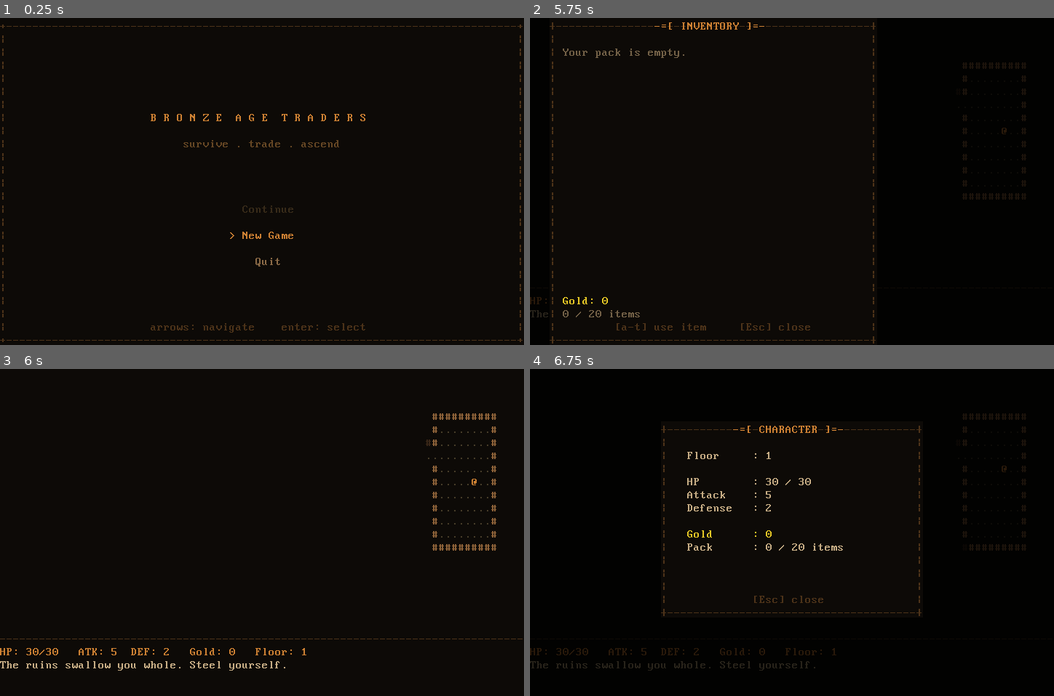
Above: before the commit, frames 1-4 (two rows, left to right).
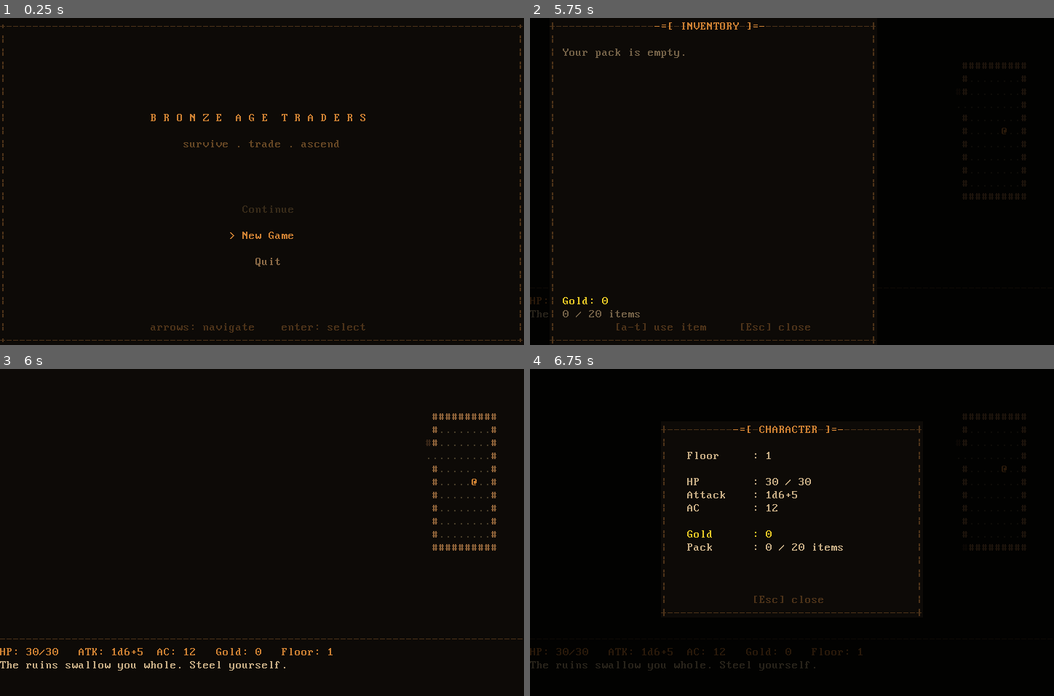
Above: after the commit, the same moments.

Repository: kpweaver/bronze-age-traders
Game: Godot game, scene res://ui/main_menu.tscn
Same seed, same stepped clock (60 frames per second), same inputs: the game is played once before the commit and once after it.
Inputs:
- Up to frame 1 (0.25 s): no input
- Up to frame 2 (5.75 s): tap Enter at 0.5, 2, 3.5, 3.6 s; hold Right 0.53-1.28 s; tap I at 0.6 s; tap Space at 0.77, 1.25, 1.52, 2.75, 3.02, 3.77, 4.25, 4.52 s; hold Down 1.28-2.03 s; tap C at 1.35 s; hold Right 2.03-2.78 s; tap R at 2.1 s; hold Up 2.78-3.53 s; tap G at 2.85 s; hold Left 3.53-5.03 s; tap Keypad Enter at 4.35 s; hold Down from 5.03 s (still down); tap T at 5.1 s
- Up to frame 3 (6 s): release Down at 5.78 s; hold Right from 5.78 s (still down); tap I at 5.85 s
- Up to frame 4 (6.75 s): tap Space at 6.02 s; release Right at 6.53 s; hold Up from 6.53 s (still down); tap C at 6.6 s

Frames 1-2 are identical in both runs. In frame 3, 0.3% of the frame differs, in the area x 21-64%, y 85-88%; in frame 4, 0.4%, in the area x 21-64%, y 37-88%.

Commit message:
D&D-style dice combat: d20 to-hit, 1d6+power damage
- Roll 1d20 vs target AC (10 + defense) to determine hit
- On hit: deal 1d6 + power damage
- Combat log shows roll details: [d20: 14 vs AC 12, 1d6+5]
- Actor gets computed ac property (10 + defense)
- Status bar and character sheet now display AC and attack as "1d6+N"

Co-Authored-By: Claude Sonnet 4.6 <noreply@anthropic.com>

Diff:
--- a/scripts/ascii_map.gd
+++ b/scripts/ascii_map.gd
@@ -406,8 +406,8 @@
 
 	var hp_frac: float = float(_player.hp) / float(_player.max_hp)
 	var hp_color       := C_STATUS.lerp(Color(0.8, 0.15, 0.05), 1.0 - hp_frac)
-	var status := "HP: %d/%d   ATK: %d  DEF: %d   Gold: %d   Floor: %d" % [
-		_player.hp, _player.max_hp, _player.power, _player.defense,
+	var status := "HP: %d/%d   ATK: 1d6+%d  AC: %d   Gold: %d   Floor: %d" % [
+		_player.hp, _player.max_hp, _player.power, _player.ac,
 		_player.gold, _floor
 	]
 	_puts(0, STATUS_ROW, status, hp_color)
@@ -523,8 +523,8 @@
 	_stat_line(BOX_X + 4, r, "Floor",   str(_floor));              r += 1
 	r += 1
 	_stat_line(BOX_X + 4, r, "HP",      "%d / %d" % [_player.hp, _player.max_hp]); r += 1
-	_stat_line(BOX_X + 4, r, "Attack",  str(_player.power));       r += 1
-	_stat_line(BOX_X + 4, r, "Defense", str(_player.defense));     r += 1
+	_stat_line(BOX_X + 4, r, "Attack",  "1d6+%d" % _player.power); r += 1
+	_stat_line(BOX_X + 4, r, "AC",      str(_player.ac));          r += 1
 	r += 1
 	_stat_line(BOX_X + 4, r, "Gold",    str(_player.gold), C_GOLD); r += 1
 	_stat_line(BOX_X + 4, r, "Pack",
--- a/scripts/entities/actor.gd
+++ b/scripts/entities/actor.gd
@@ -13,6 +13,9 @@
 
 var is_alive: bool:
 	get: return hp > 0
+
+var ac: int:
+	get: return 10 + defense
 
 
 func _init(
@@ -32,11 +35,12 @@
 
 
 func attack(target: Actor) -> String:
-	var dmg: int = maxi(0, power - target.defense)
-	if dmg == 0:
-		return "%s strikes %s but deals no damage." % [name, target.name]
+	var roll: int = randi_range(1, 20)
+	if roll < target.ac:
+		return "%s attacks %s but misses. [d20: %d vs AC %d]" % [name, target.name, roll, target.ac]
+	var dmg: int = randi_range(1, 6) + power
 	target.take_damage(dmg)
-	return "%s hits %s for %d damage." % [name, target.name, dmg]
+	return "%s hits %s for %d damage. [d20: %d, 1d6+%d]" % [name, target.name, dmg, roll, power]
 
 
 func take_damage(amount: int) -> void:
